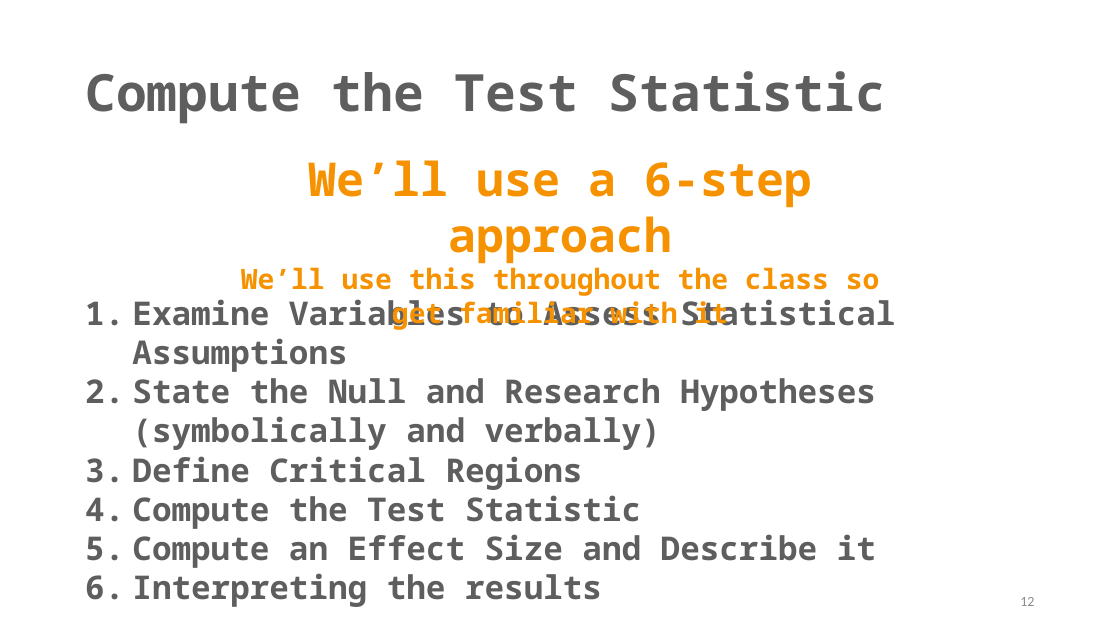
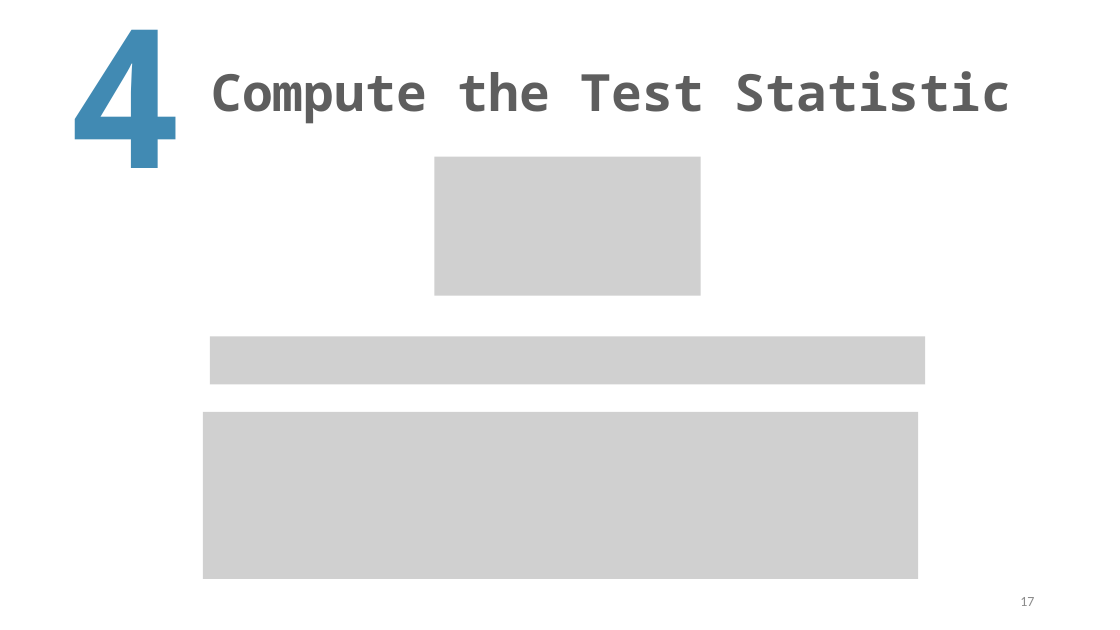
Before and after one commit to TysonStanley/EDU-6050, a slide deck: slide 17 of Slides/05_EDUC_6050_2018.pptx (slide 12 before the commit). Drawn at 1120x630 pixels with LibreOffice and Linux fonts; fonts in the diff are those of the drawing; grey boxes stand for pictures. Boxes give left, top, right and bottom in pixels: in the first picture for what was removed or moved away, otherwise in the second. Text is boxed around its words. In the diff, an @@ line names an element or a change of style, - is before the commit and + after.

```diff
--- a/Slides/05_EDUC_6050_2018.pptx
+++ b/Slides/05_EDUC_6050_2018.pptx
@@ text added at (67,29,183,168), 166 pt, text #418AB3, bold @@
+4
@@ title "Compute the Test Statistic": place and size @@
-title "Compute the Test Statistic" at (85,71,886,124)
+title "Compute the Test Statistic" at (211,71,1012,124)
@@ text removed at (241,160,880,330) @@
-We’ll use a 6-step approach
-We’ll use this throughout the class so get familiar with it
@@ picture added at (434,157,701,296) @@
@@ text removed at (132,294,876,607) @@
-1. Examine Variables to Assess Statistical Assumptions
-2. State the Null and Research Hypotheses (symbolically and verbally)
-3. Define Critical Regions
-4. Compute the Test Statistic
-5. Compute an Effect Size and Describe it
-6. Interpreting the results
@@ picture added at (210,336,925,384) @@
@@ picture added at (203,412,918,579) @@
@@ page number at (1020,597,1034,606): text changed @@
-12
+17
```
Also in this commit, not shown: 10 other slides changed, 34 slides added, 3 slides removed, 2 other files.
